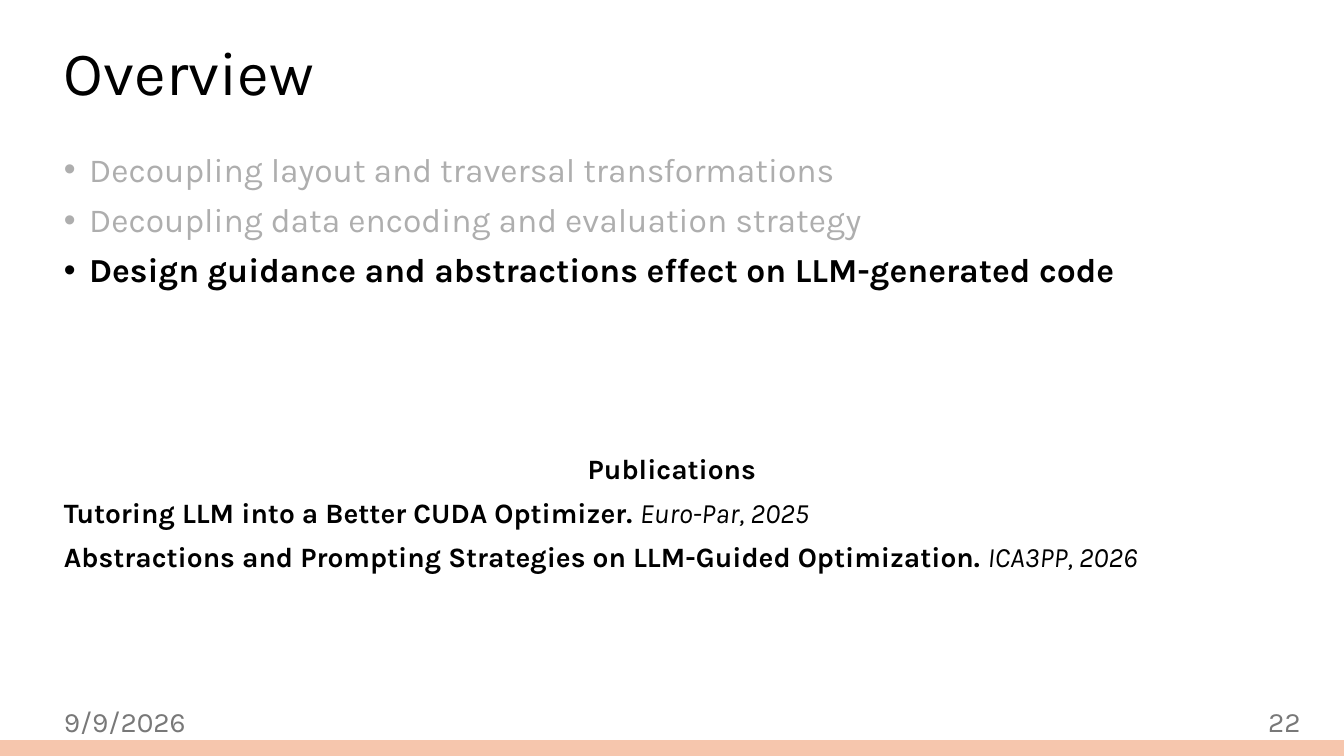
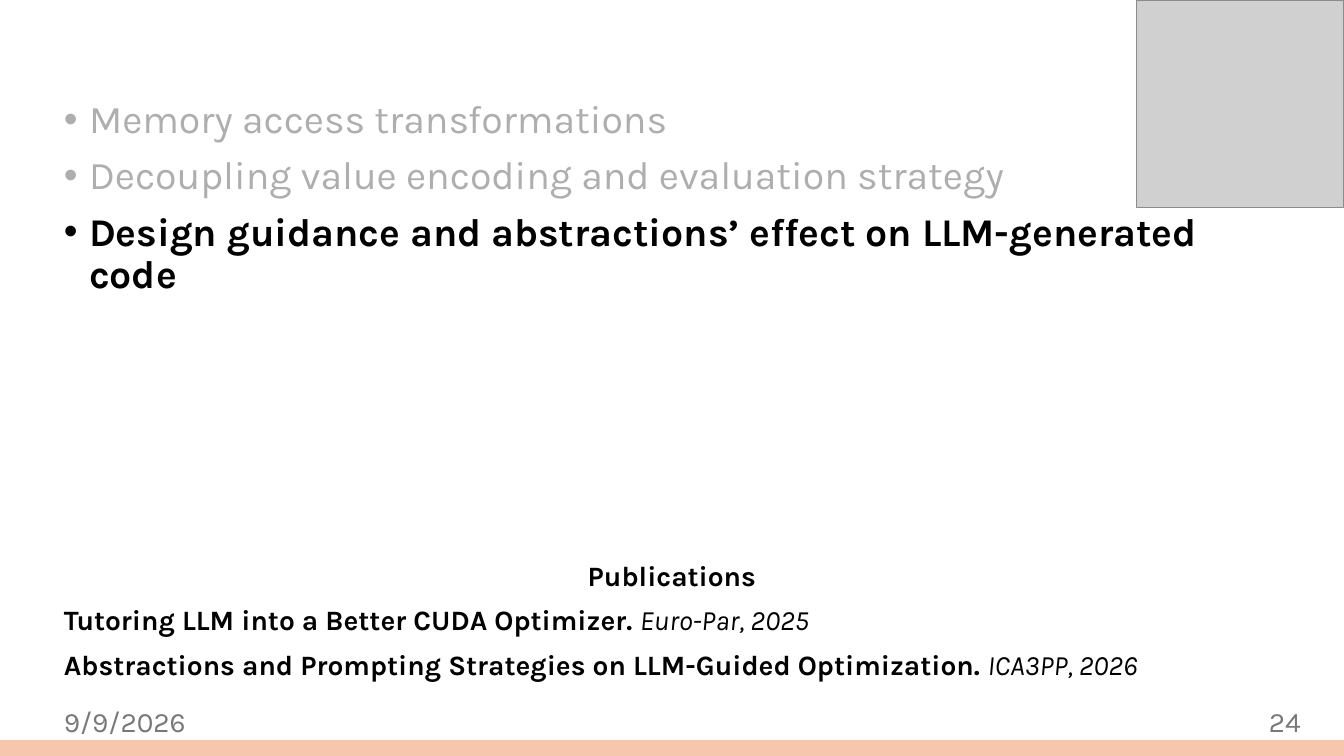
Before and after one commit to jiriklepl/phd-thesis, a slide deck: slide 24 of defense/Optimizing Memory Layouts and Traversal Orders in High-Performance Computing.pptx (slide 22 before the commit). Drawn at 1344x756 pixels with LibreOffice and Linux fonts; fonts in the diff are those of the drawing; grey boxes stand for pictures; background and template pictures are left out. Boxes give left, top, right and bottom in pixels: in the first picture for what was removed or moved away, otherwise in the second. Text is boxed around its words. In the diff, an @@ line names an element or a change of style, - is before the commit and + after.

```diff
--- a/defense/Optimizing Memory Layouts and Traversal Orders in High-Performance Computing.pptx
+++ b/defense/Optimizing Memory Layouts and Traversal Orders in High-Performance Computing.pptx
@@ picture added at box(1137, 0, 1344, 208) @@
@@ title removed at box(64, 52, 314, 96) @@
-Overview
@@ text "Memory access transformations": place and size @@
-text "Memory access transformations" at box(64, 159, 1138, 574)
+text "Memory access transformations" at box(64, 106, 1197, 682)
@@ text at box(89, 106, 1197, 289): text changed; size 24 to 28 pt @@
-• Decoupling layout and traversal transformations
-• Decoupling data encoding and evaluation strategy
-• Design guidance and abstractions effect on LLM-generated code
+• Memory access transformations
+• Decoupling value encoding and evaluation strategy
+• Design guidance and abstractions’ effect on LLM-generated code
@@ page number at box(1269, 714, 1301, 732): text changed @@
-22
+24
```
Also in this commit, not shown: 21 other slides changed, 2 slides added.
